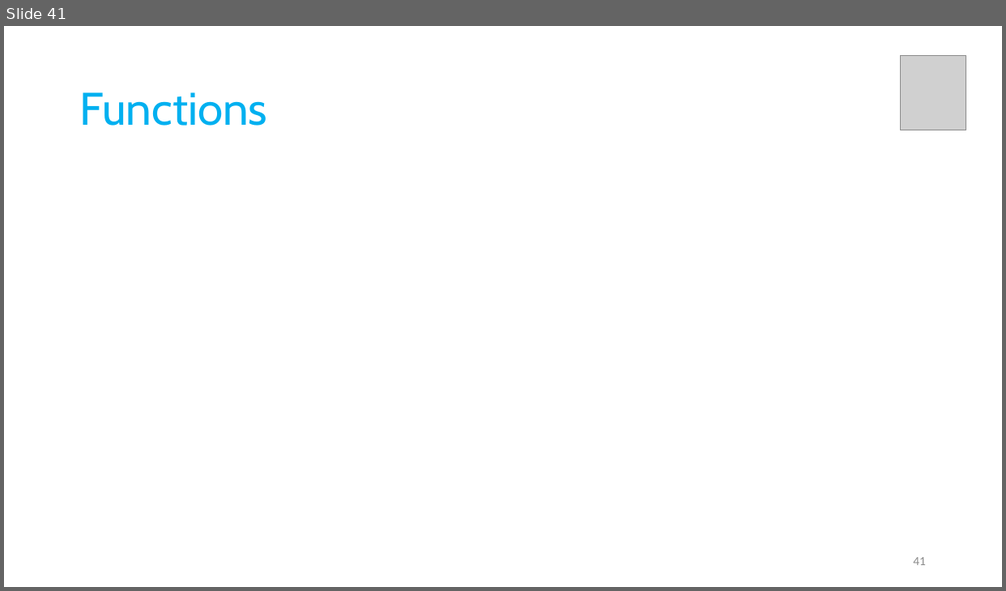
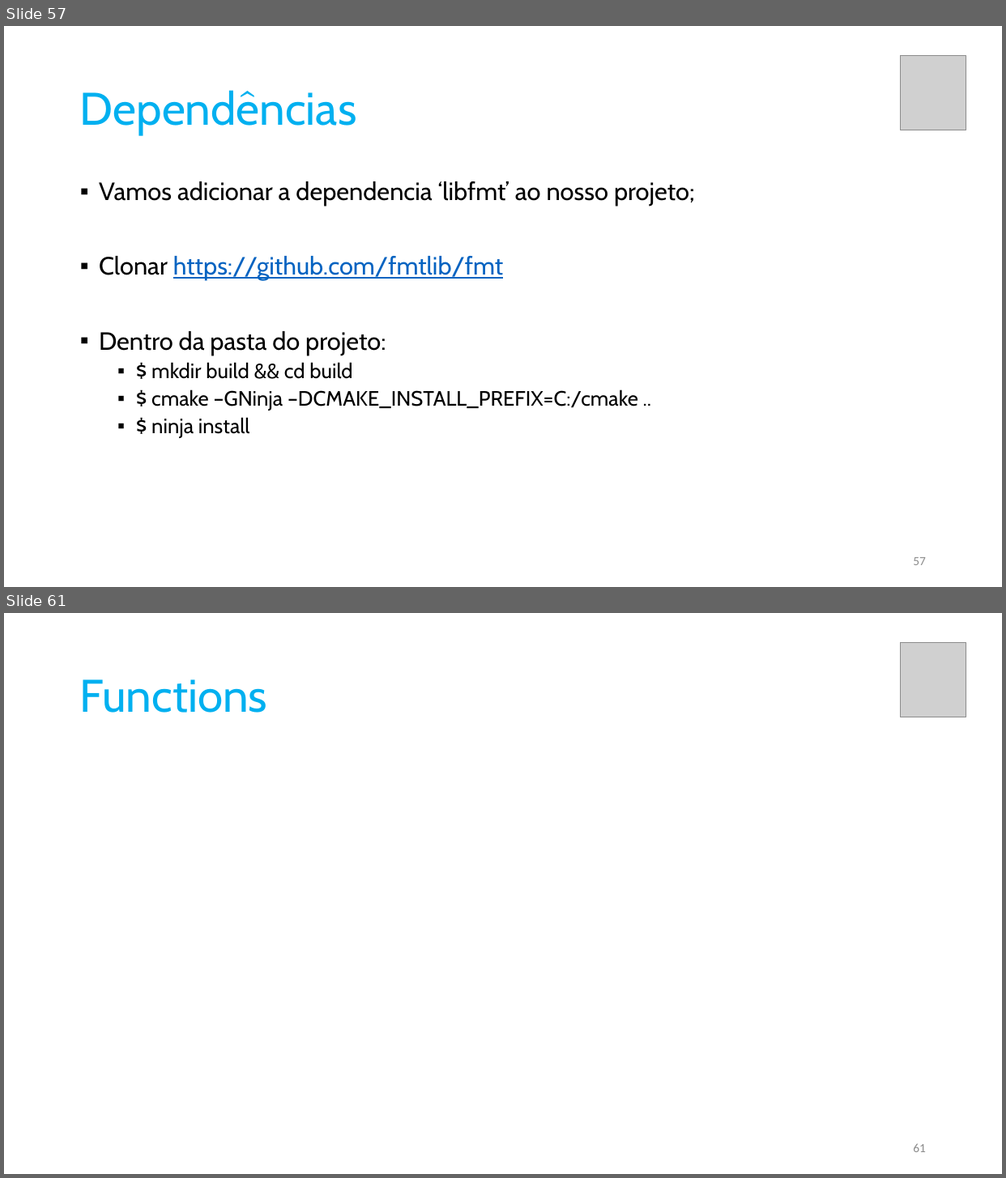
Before and after one commit to pfaco/ees_cpp, a slide deck: slides/C++.pptx. Shown one above the other, each under a label of ours: slide 41 before the commit, slides 57 and 61 after it; the slides between them are not shown. The pictures are 1006x591 and 1006x1178 pixels, drawn with LibreOffice and Linux fonts; fonts in the diff are those of the drawing; grey boxes stand for pictures. Boxes give left, top, right and bottom in pixels: in the first picture for what was removed or moved away, otherwise in the second. Text is boxed around its words. In the diff, an @@ line names an element or a change of style, - is before the commit and + after.

```diff
--- a/slides/C++.pptx
+++ b/slides/C++.pptx
@@ slide 57 added at box(4, 26, 1002, 587), background #FFFFFF @@
@@ picture added at box(901, 56, 967, 130) @@
@@ title added at box(80, 90, 356, 135), 44 pt, text #00B0F0 @@
+Dependências
@@ text added at box(99, 182, 695, 438), 24 pt, text #000000 @@
+▪ Vamos adicionar a dependencia ‘libfmt’ ao nosso projeto;
+▪ Clonar https://github.com/fmtlib/fmt
+▪ Dentro da pasta do projeto:
+  ▪ $ mkdir build && cd build
+  ▪ $ cmake –GNinja –DCMAKE_INSTALL_PREFIX=C:/cmake ..
+  ▪ $ ninja install
@@ page number added at box(913, 557, 926, 565), 12 pt, text #8C8C8C @@
+57
@@ what was slide 41 is now slide 61 @@
@@ page number at box(913, 1144, 926, 1152): text changed @@
-41
+61
```
Also in this commit, not shown: 2 slides changed, 17 other slides added, 4 other files.
